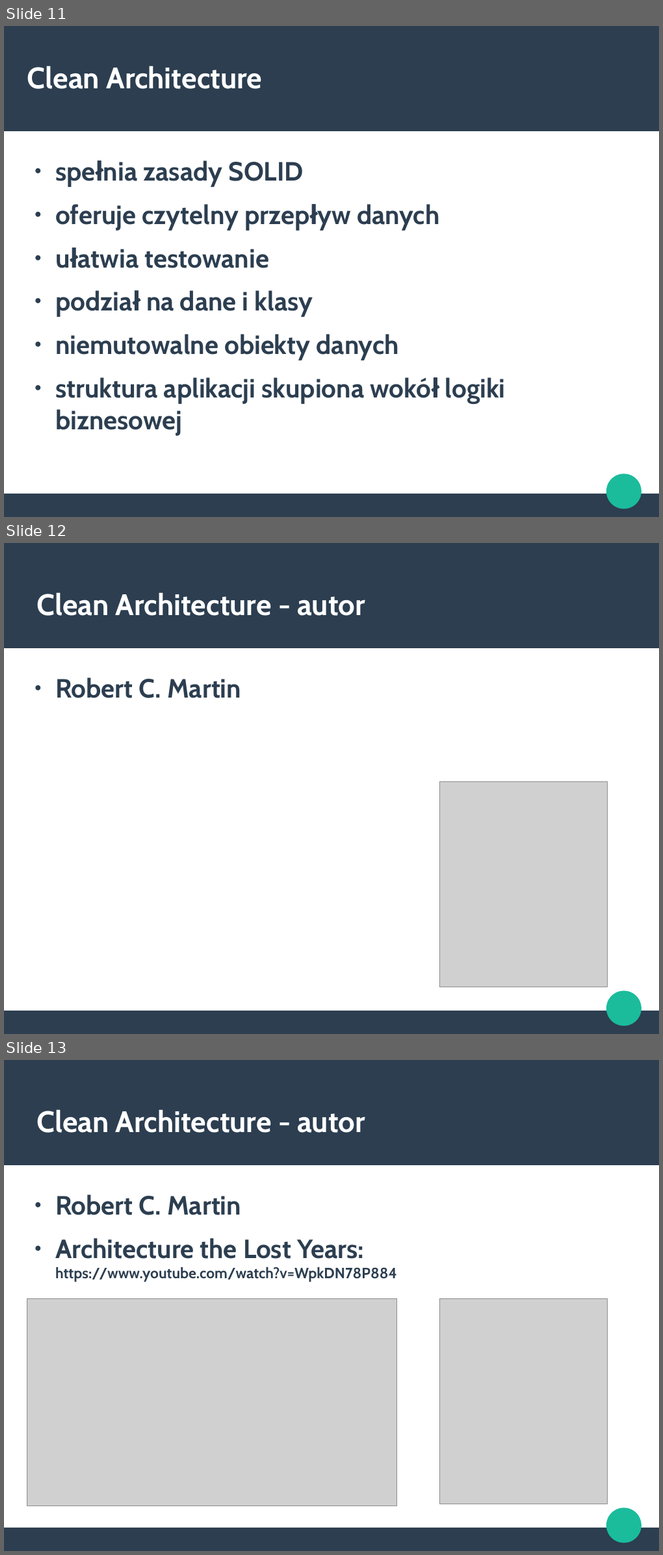
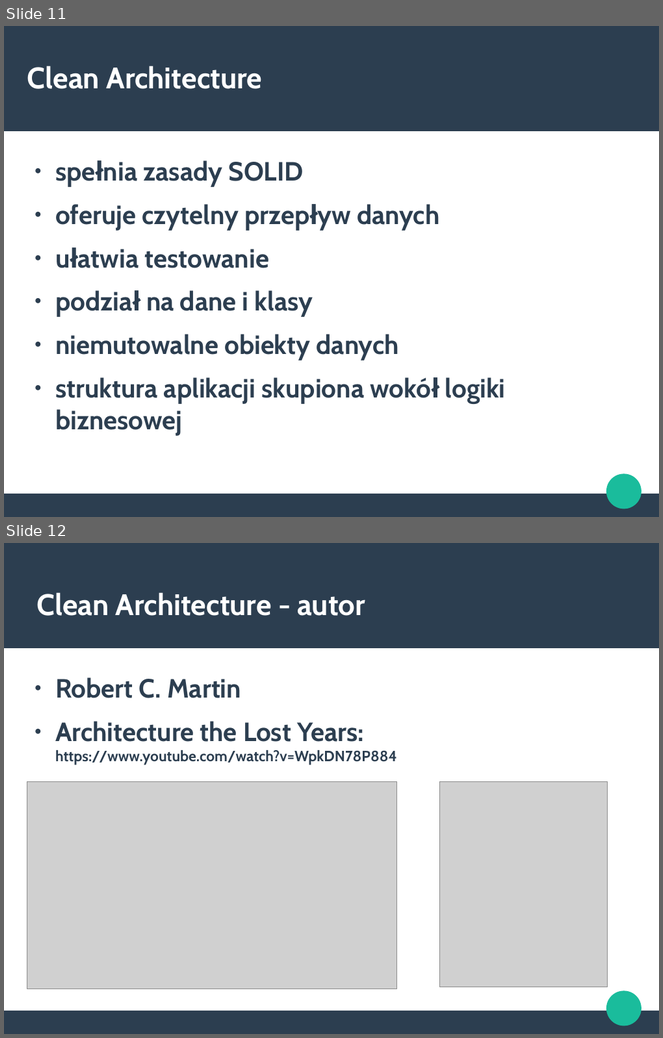
Before and after one commit to bartoszgolek/PHPers, a slide deck: Prezentacja PHPers.odp. Shown one above the other, each under a label of ours: slides 11, 12 and 13 before the commit, slides 11 and 12 after it. The pictures are 663x1555 and 663x1038 pixels, drawn with LibreOffice and Linux fonts; fonts in the diff are those of the drawing; grey boxes stand for pictures. Boxes give left, top, right and bottom in pixels: in the first picture for what was removed or moved away, otherwise in the second. Text is boxed around its words. In the diff, an @@ line names an element or a change of style, - is before the commit and + after.

```diff
--- a/Prezentacja PHPers.odp
+++ b/Prezentacja PHPers.odp
@@ slide 12 removed at <box>4,543,659,1034</box>, background #FFFFFF; not listed: 3 template elements that a slide beside it also shows @@
@@ title removed at <box>36,592,365,616</box> @@
-Clean Architecture - autor
@@ text removed at <box>55,678,241,698</box> @@
-● Robert C. Martin
@@ picture removed at <box>440,782,608,988</box> @@
@@ what was slide 13 is now slide 12 @@
```
Also in this commit, not shown: 1 slide changed.
